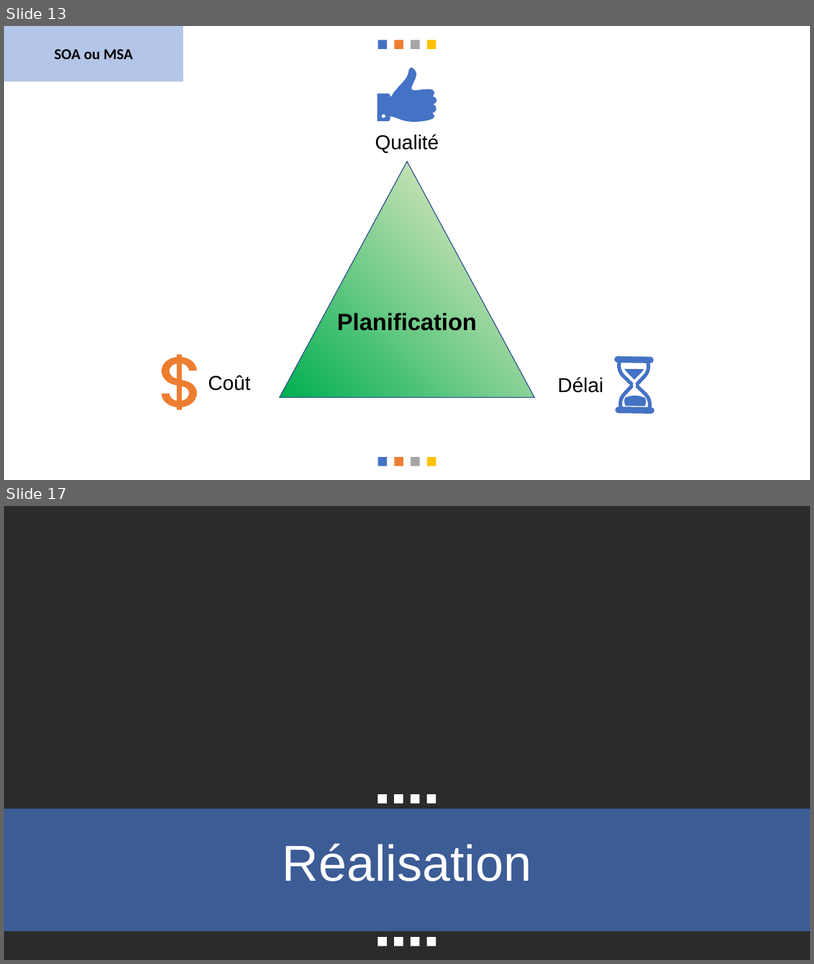
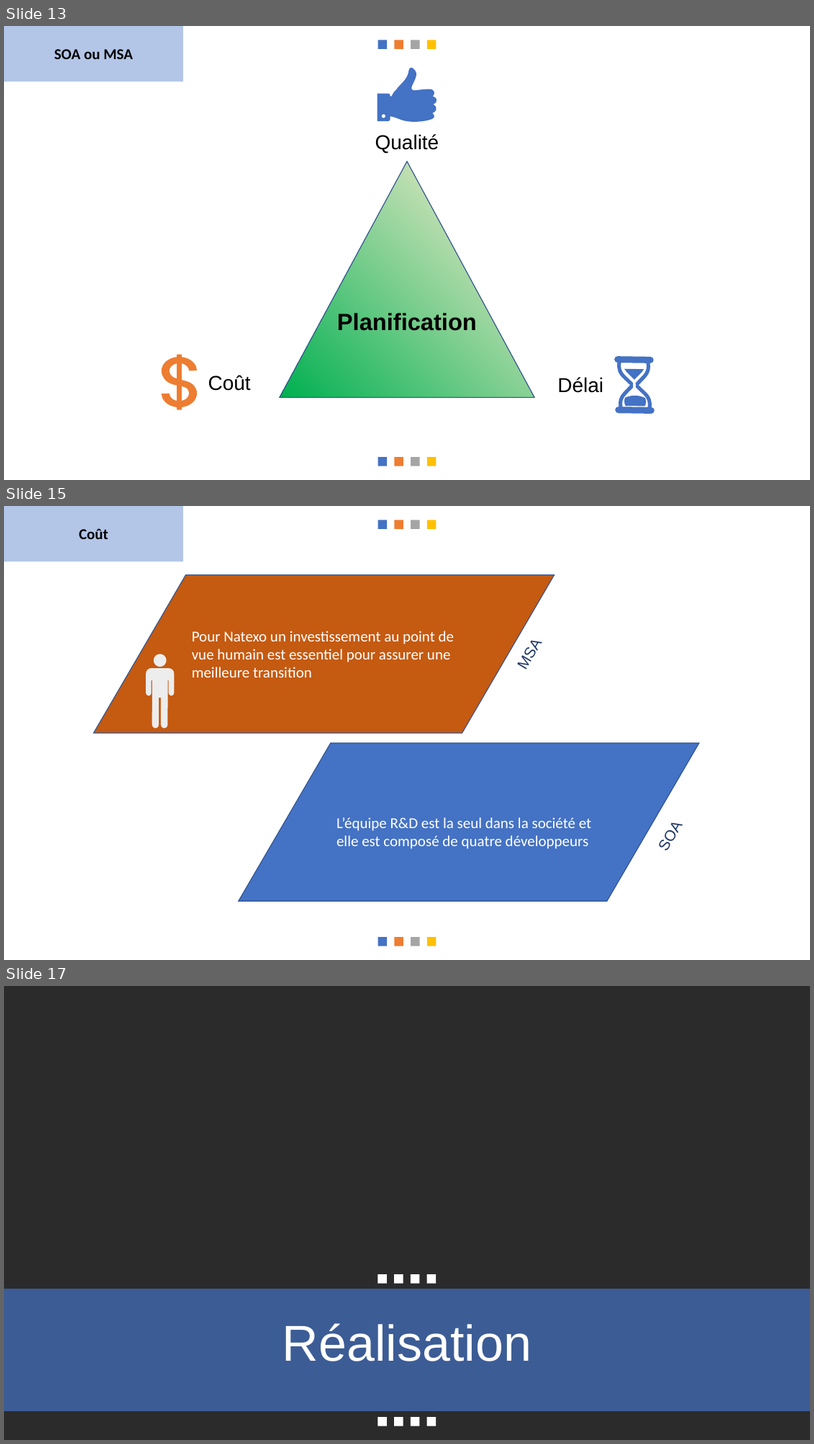
Before and after one commit to messaoudibrahim/Memoire, a slide deck: DIAPO/Présentation.pptx. Shown one above the other, each under a label of ours: slides 13 and 17 before the commit, slides 13, 15 and 17 after it; the slides between them are not shown. The pictures are 814x964 and 814x1444 pixels, drawn with LibreOffice and Linux fonts; fonts in the diff are those of the drawing; background and template pictures are left out; a plain dark background stands for a picture behind light text. Boxes give left, top, right and bottom in pixels: in the first picture for what was removed or moved away, otherwise in the second. Text is boxed around its words. In the diff, an @@ line names an element or a change of style, - is before the commit and + after.

```diff
--- a/DIAPO/Présentation.pptx
+++ b/DIAPO/Présentation.pptx
@@ slide 15 added at [4, 506, 810, 960], background #FFFFFF; not listed: 8 template elements that a slide beside it also shows @@
@@ rectangle added at [4, 506, 183, 561], fill #4472C4 at 40% opacity, 18 pt, text #000000, bold @@
+Coût
@@ flow chart input output added at [93, 575, 555, 733], fill #C55A11, outline #325491 1 pt, 18 pt, text #FFFFFF @@
+Pour Natexo un investissement au point de vue humain est essentiel pour assurer une meilleure transition
@@ text added at [507, 626, 552, 679], 18 pt, text #203864 @@
+MSA
@@ freeform shape added at [146, 654, 175, 728], fill #EDEDED @@
@@ flow chart input output added at [239, 743, 700, 901], fill #4472C4, outline #325491 1 pt, 18 pt, text #FFFFFF @@
+L’équipe R&D est la seul dans la société et elle est composé de quatre développeurs
@@ text added at [648, 772, 714, 860], 18 pt, text #203864 @@
+SOA
```
Also in this commit, not shown: 6 slides changed, 4 other slides added, 4 slides removed, 9 other files.
